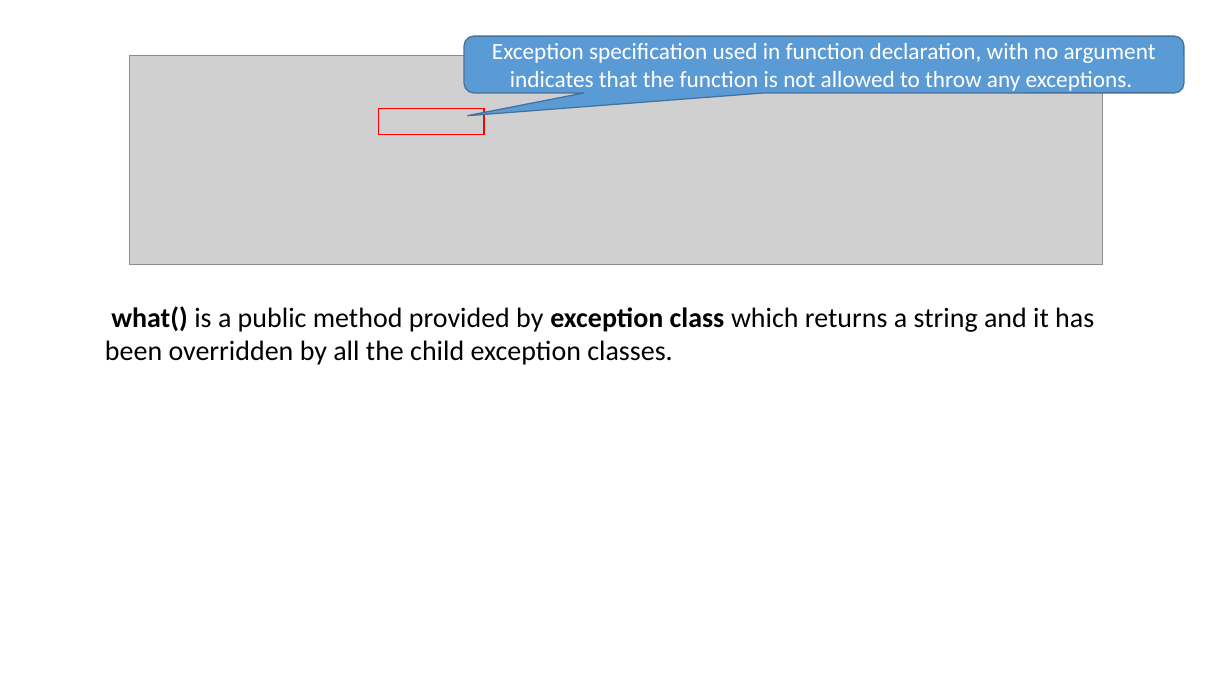
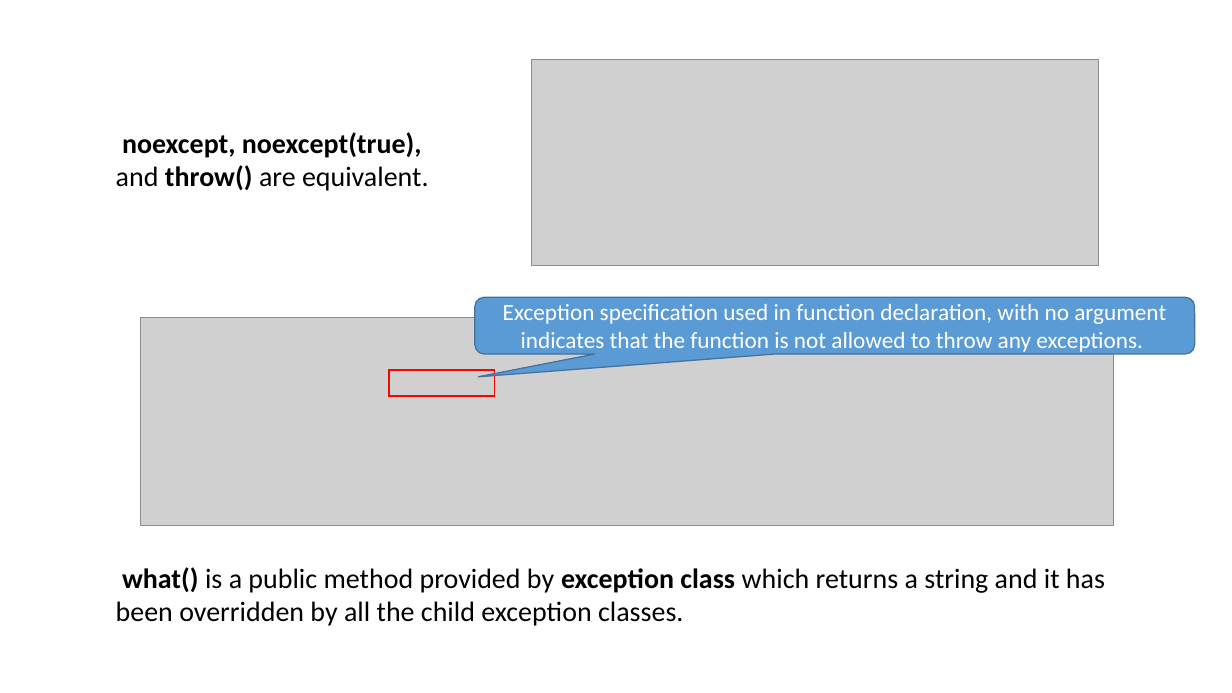
Before and after one commit to ShiqiYu/CPP, a slide deck: slide 13 of week14/Lab14.pptx (slide 18 before the commit). Drawn at 1232x693 pixels with LibreOffice and Linux fonts; fonts in the diff are those of the drawing; grey boxes stand for pictures; background and template pictures are left out. Boxes give left, top, right and bottom in pixels: in the first picture for what was removed or moved away, otherwise in the second. Text is boxed around its words. In the diff, an @@ line names an element or a change of style, - is before the commit and + after.

```diff
--- a/week14/Lab14.pptx
+++ b/week14/Lab14.pptx
@@ picture added at (531, 60, 1098, 266) @@
@@ text added at (116, 132, 429, 191), 21.8 pt, text #000000, bold @@
+  noexcept, noexcept(true), and throw() are equivalent.
@@ 1 picture, 1 rounded speech box, 1 text, 1 rectangle: place and size @@
-1 picture, 1 rounded speech box, 1 text, 1 rectangle at (105, 36, 1184, 365)
+1 picture, 1 rounded speech box, 1 text, 1 rectangle at (116, 298, 1195, 626)
```
Also in this commit, not shown: 6 other slides changed, 2 slides added, 11 slides removed, 2 other files.
